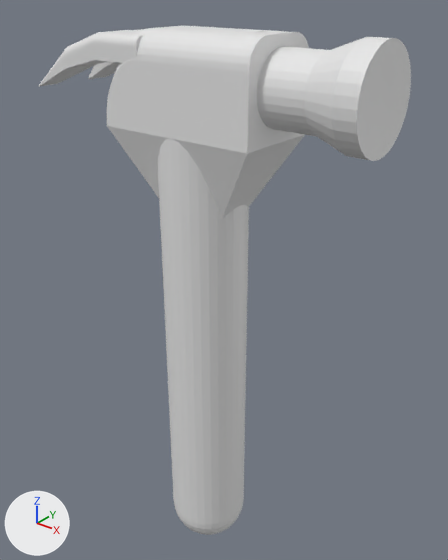
The Blender file Hammer.blend: old version first, new version second.
One viewpoint serves both versions: a camera (50 mm lens) standing at (8.63, -10.09, 8.06) and looking at (0.04, 0.65, 1.39). The lights are fixed; the arrows at lower left show +X, +Y and +Z. The first picture is the older version.

The older version as bpy lines, for what is in view:
```python
me_cylinder = bpy.data.meshes.new('Cylinder')
me_cylinder.from_pydata(...)  # 3104 vertices, 2802 faces; spans x -4.18..4.04, y -1.03..1.03, z -6.24..7.19
ob_cylinder = bpy.data.objects.new('Cylinder', me_cylinder)
ob_cylinder.location = (0.0, 0.0, 0.0)
```
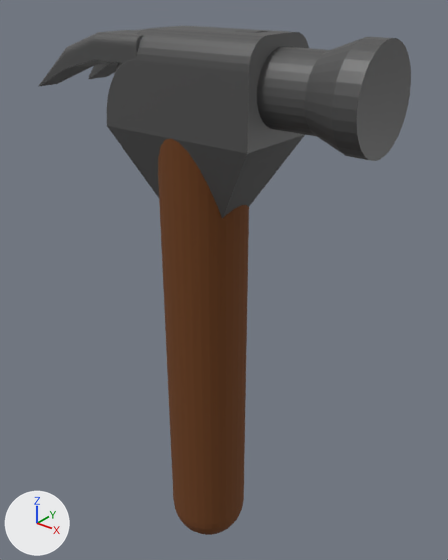
Commit message: Colors to hammer

Edits to the scene script, one JSON object a line:
```json
{"op": "add", "block": "mat_wood", "code": ["mat_wood = principled_material('wood')", "mat_wood.base_color = (0.153, 0.0467, 0.00696)  # brown #6d3d14", "mat_wood.roughness = 0.909"]}
{"op": "add", "block": "mat_metal", "code": ["mat_metal = principled_material(' metal')", "mat_metal.base_color = (0.117, 0.117, 0.117)  # dark grey #606060", "mat_metal.metallic = 0.495"]}
{"block": "me_cylinder", "where": "me_cylinder.from_pydata(...)  # 3104 vertices, 2802 faces; spans x -4.18..4.04, y -1.03..1.03, z -6.24..7.19"}
{"block": "me_cylinder", "where": "# used by ob_cylinder; location = (0.0, 0.0, 0.0)"}
{"block": "me_cylinder", "change": "me_cylinder part 1: all 513 faces centred in x -0.98..0.98, y -0.98..0.98, z -6.23..-4.25 switch from no material to mat_wood (brown #6d3d14)"}
{"block": "me_cylinder", "change": "me_cylinder part 2: all 32 faces centred in x -0.99..0.99, y -0.99..0.99, z 0.0 switch from no material to mat_wood (brown #6d3d14)"}
{"block": "me_cylinder", "change": "me_cylinder part 3: 2255 of the faces centred in x -4.18..4.04, y -1.02..1.03, z 4.31..7.19 switch from no material to mat_metal (dark grey #606060)"}
```

Changed parts and their boxes (x1, y1, x2, y2) in the pictures (448 x 560 px):
```json
{"part": 1, "of": "me_cylinder", "change": "recoloured", "before": [175, 505, 243, 535], "after": [175, 505, 243, 535], "on screen": "white to brown"}
{"part": 2, "of": "me_cylinder", "change": "recoloured", "before": [158, 139, 249, 525], "after": [158, 139, 249, 525], "on screen": "white to brown"}
{"part": 3, "of": "me_cylinder", "change": "recoloured", "before": [38, 26, 411, 219], "after": [38, 26, 411, 219], "on screen": "white to dark grey"}
```
